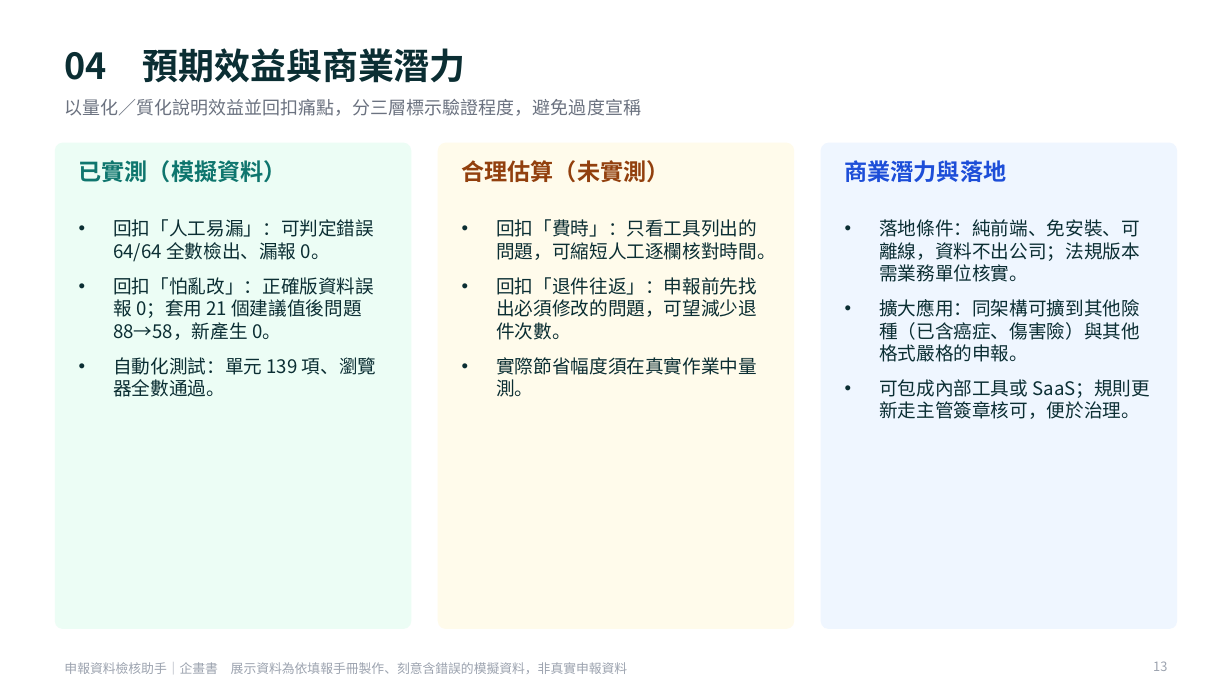
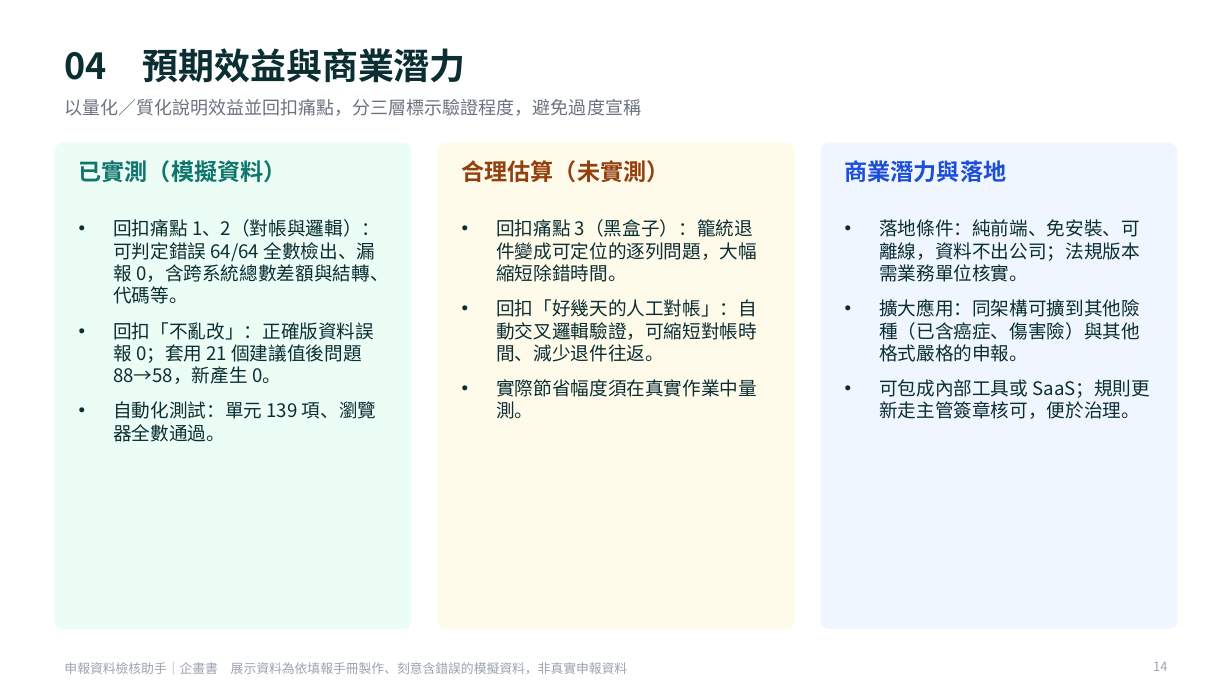
Before and after one commit to p7w97cjtdf-dot/-, a slide deck: slide 14 of docs/evidence/proposal.pptx (slide 13 before the commit). Drawn at 1232x693 pixels with LibreOffice and Linux fonts; fonts in the diff are those of the drawing. Boxes give left, top, right and bottom in pixels: in the first picture for what was removed or moved away, otherwise in the second. Text is boxed around its words. In the diff, an @@ line names an element or a change of style, - is before the commit and + after.

```diff
--- a/docs/evidence/proposal.pptx
+++ b/docs/evidence/proposal.pptx
@@ text at box(113, 219, 389, 384): text changed @@
-• 回扣「人工易漏」：可判定錯誤 64/64 全數檢出、漏報 0。
-• 回扣「怕亂改」：正確版資料誤報 0；套用 21 個建議值後問題 88→58，新產生 0。
+• 回扣痛點 1、2（對帳與邏輯）：可判定錯誤 64/64 全數檢出、漏報 0，含跨系統總數差額與結轉、代碼等。
+• 回扣「不亂改」：正確版資料誤報 0；套用 21 個建議值後問題 88→58，新產生 0。
@@ text at box(496, 219, 757, 362): text changed @@
-• 回扣「費時」：只看工具列出的問題，可縮短人工逐欄核對時間。
-• 回扣「退件往返」：申報前先找出必須修改的問題，可望減少退件次數。
+• 回扣痛點 3（黑盒子）：籠統退件變成可定位的逐列問題，大幅縮短除錯時間。
+• 回扣「好幾天的人工對帳」：自動交叉邏輯驗證，可縮短對帳時間、減少退件往返。
@@ page number at box(1153, 662, 1167, 671): text changed @@
-13
+14
```
Also in this commit, not shown: 2 other slides changed, 1 slide added, 1 other file.
